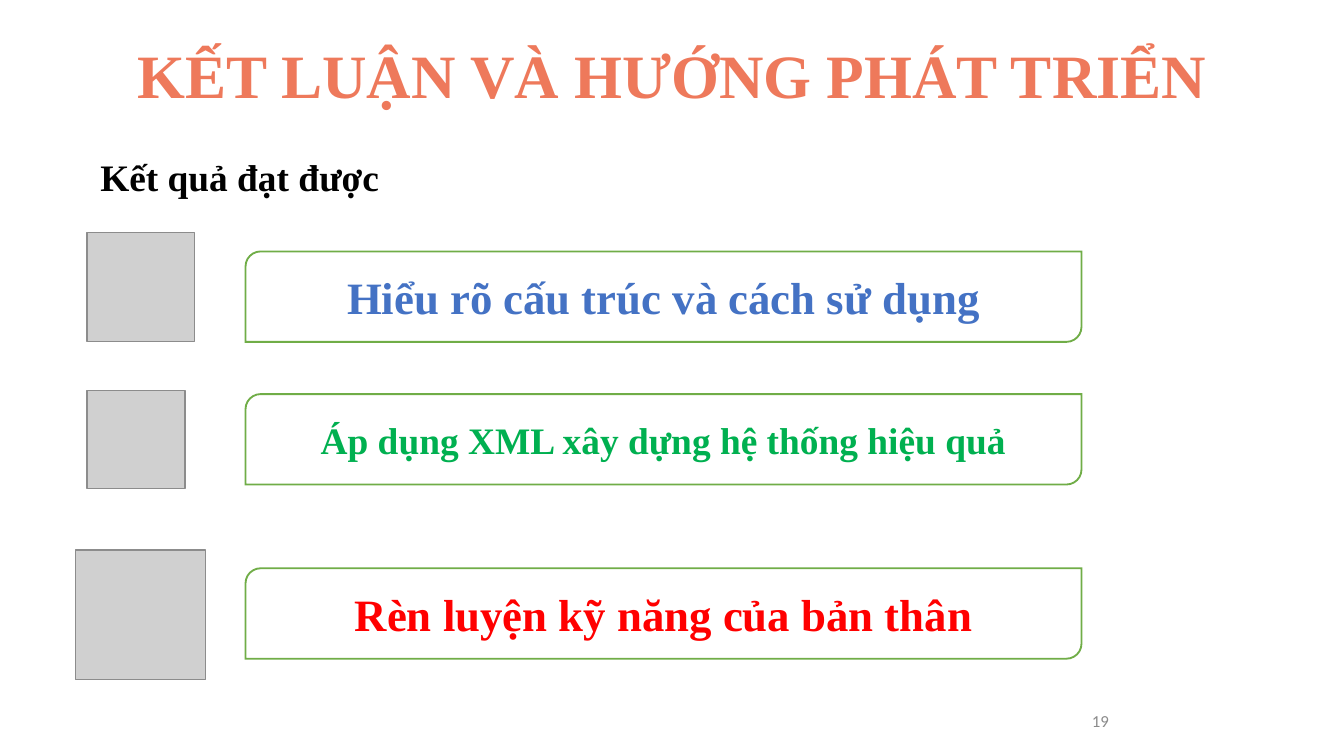
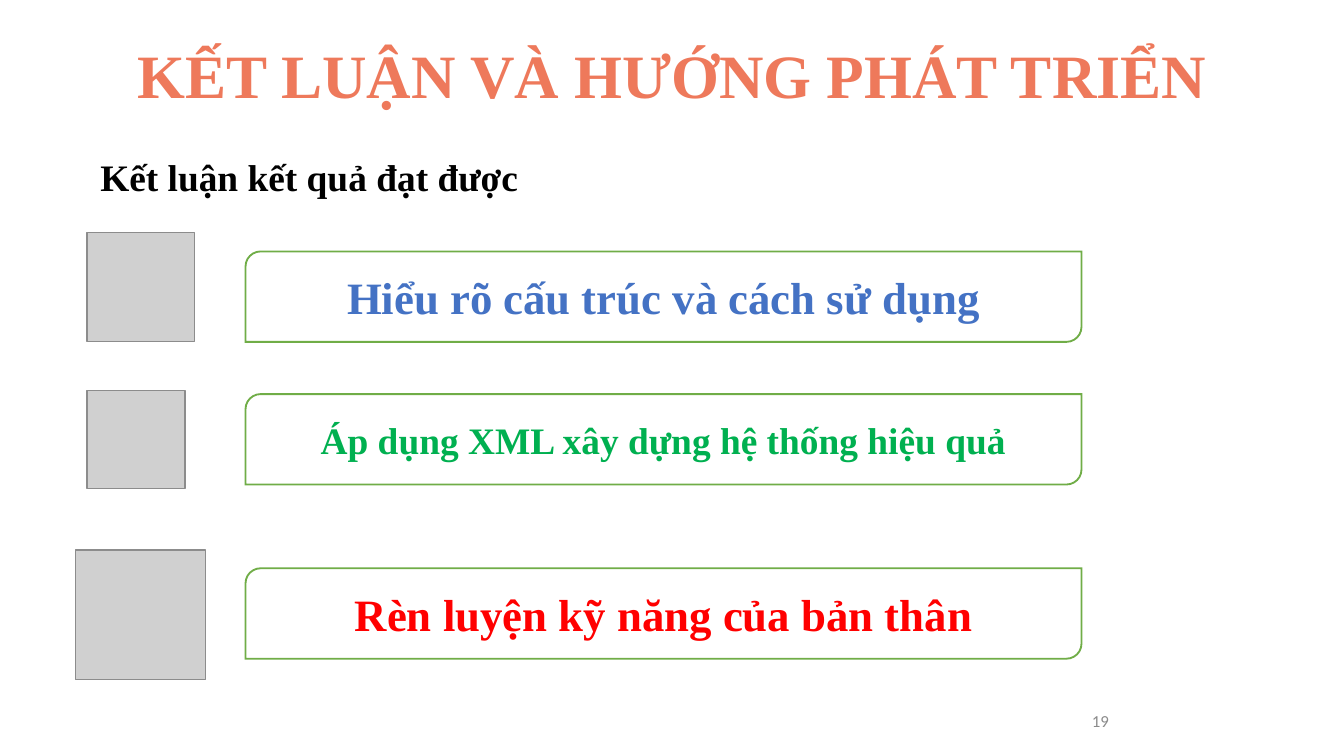
Before and after one commit to tovantoi/csn-da21tta-tovantoi-xml, a slide deck: slide 19 of thesis/abs/CSN.pptx. Drawn at 1344x756 pixels with LibreOffice and Linux fonts; fonts in the diff are those of the drawing; grey boxes stand for pictures. Boxes give left, top, right and bottom in pixels: in the first picture for what was removed or moved away, otherwise in the second. Text is boxed around its words. In the diff, an @@ line names an element or a change of style, - is before the commit and + after.

```diff
--- a/thesis/abs/CSN.pptx
+++ b/thesis/abs/CSN.pptx
@@ text at box(100, 163, 518, 198): text changed @@
-Kết quả đạt được
+Kết luận kết quả đạt được
```
Also in this commit, not shown: 1 other slide changed, 1 slide added.
